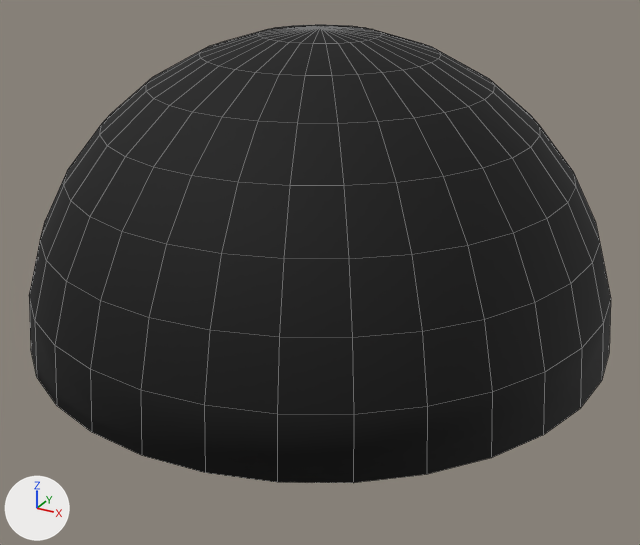
The OBJ model res/models/hilt.obj, before and after one commit.
Before and after are seen from a 50 mm camera at (1.39, -2.52, 1.42) aimed at (0.05, -0.09, 0.2). Every picture has the same lights, and +X, +Y and +Z are marked at lower left. Mesh edges are drawn as thin lines. Where no turn or scale is listed for an object, it has been applied to the vertices.

In view in the first picture: 'out'.
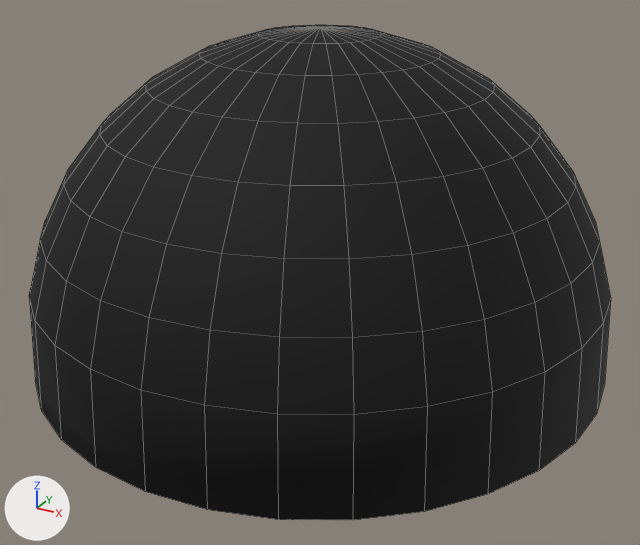
The change, as a diff of the scene's bpy script:
```diff
--- a/res/models/hilt.obj.py
+++ b/res/models/hilt.obj.py
@@ me_out @@
 me_out.from_pydata(...)  # 257 vertices, 257 faces; spans x -1.0..1.0, y -1.0..1.0, z 0.0..1.0
 # used by ob_out; location = (0.0, 0.0, 0.0)
+# me_out part 1: all 32 vertices in x -1.0..1.0, y -1.0..1.0, z 0.0 are moved by (0.0, 0.0, -0.12)
 me_out.materials.append(mat_black)
```

What differs and where, as boxes (x1, y1, x2, y2) in the pictures (640 x 545 px; the box of a moved part takes in the faces that stretch with it):
'out', reshaped (8% taller): before (29, 25, 611, 483); after (29, 25, 611, 520)
part 1 of me_out, moved or reshaped: before (29, 297, 611, 483); after (29, 297, 611, 520)
